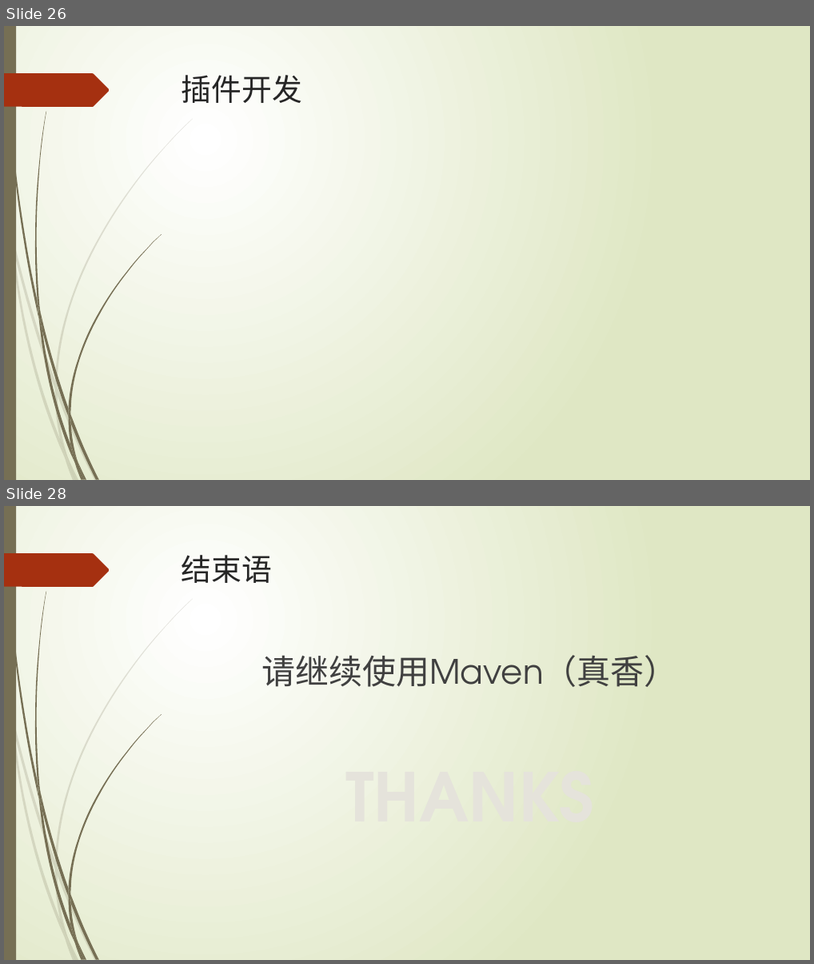
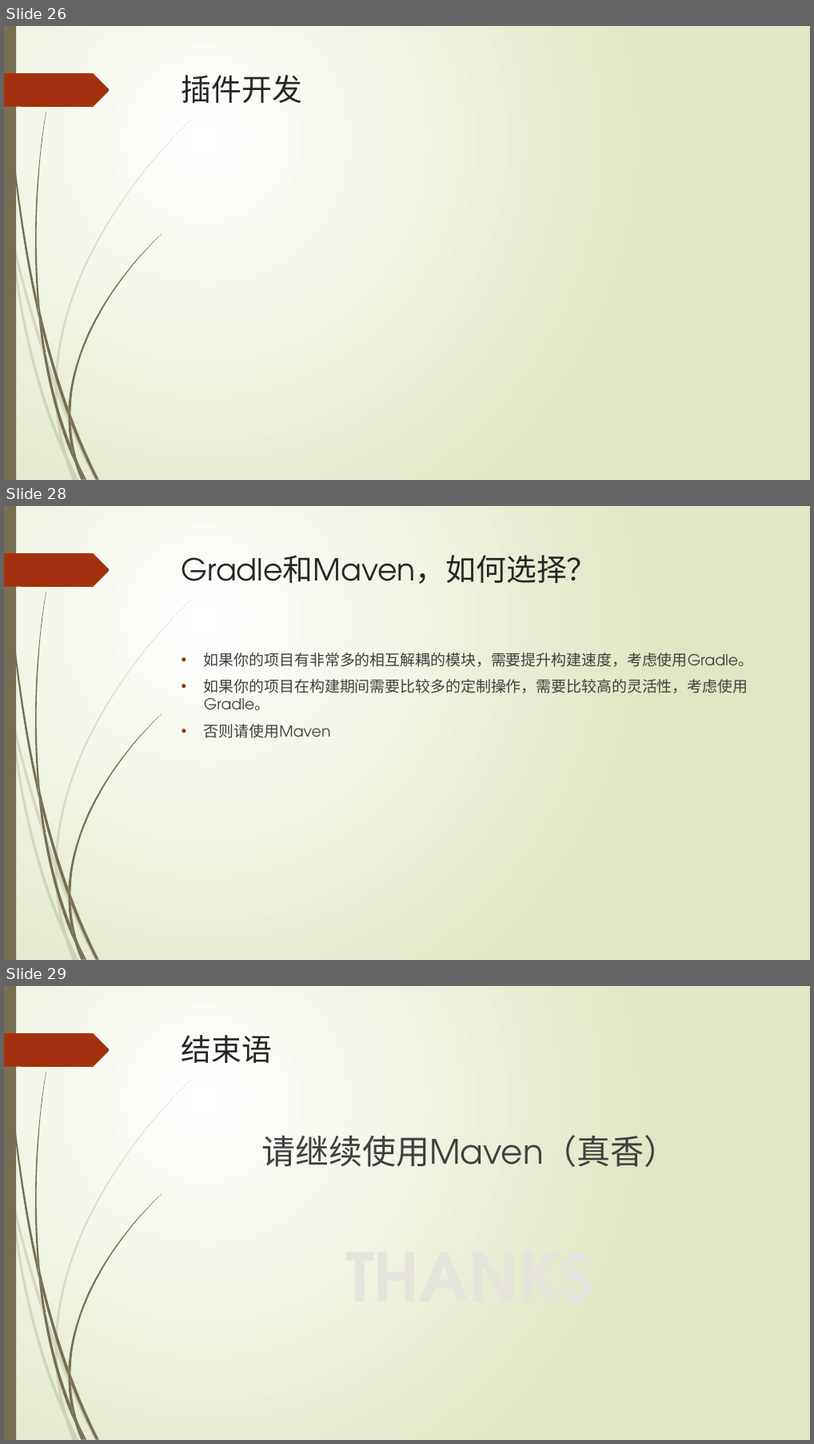
Before and after one commit to xljnc/gradle-springboot-plugin, a slide deck: doc/Gradle浅析.pptx. Shown one above the other, each under a label of ours: slides 26 and 28 before the commit, slides 26, 28 and 29 after it; the slides between them are not shown. The pictures are 814x964 and 814x1444 pixels, drawn with LibreOffice and Linux fonts; fonts in the diff are those of the drawing. Boxes give left, top, right and bottom in pixels: in the first picture for what was removed or moved away, otherwise in the second. Text is boxed around its words. In the diff, an @@ line names an element or a change of style, - is before the commit and + after.

```diff
--- a/doc/Gradle浅析.pptx
+++ b/doc/Gradle浅析.pptx
@@ slide 28 added at (4,506,810,960), background gradient #FFFFFF to #DFE8C4; not listed: 24 template elements that a slide beside it also shows @@
@@ title added at (182,555,598,584), 36 pt, text #262626 @@
+Gradle和Maven，如何选择？
@@ text added at (204,649,754,738), 18 pt, text #404040 @@
+• 如果你的项目有非常多的相互解耦的模块，需要提升构建速度，考虑使用Gradle。
+• 如果你的项目在构建期间需要比较多的定制操作，需要比较高的灵活性，考虑使用Gradle。
+• 否则请使用Maven
@@ what was slide 28 is now slide 29 @@
```
Also in this commit, not shown: 1 slide changed.
